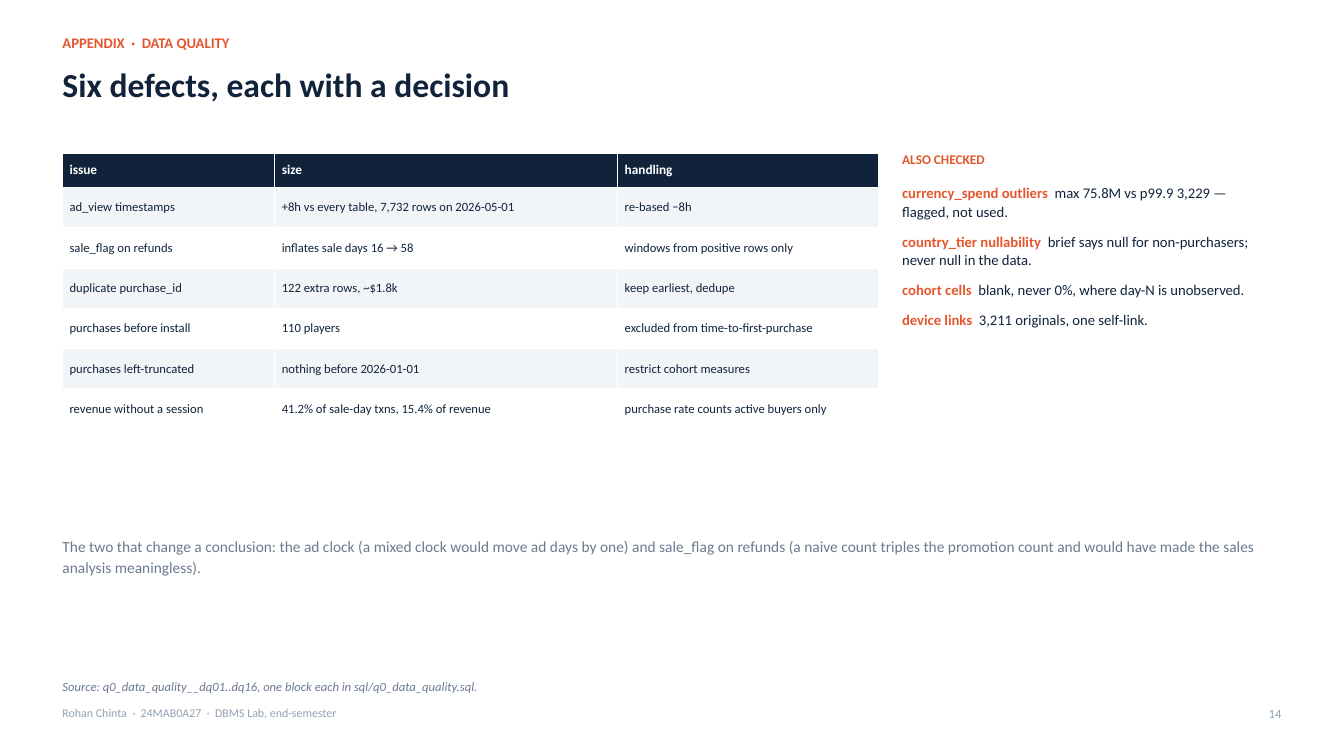
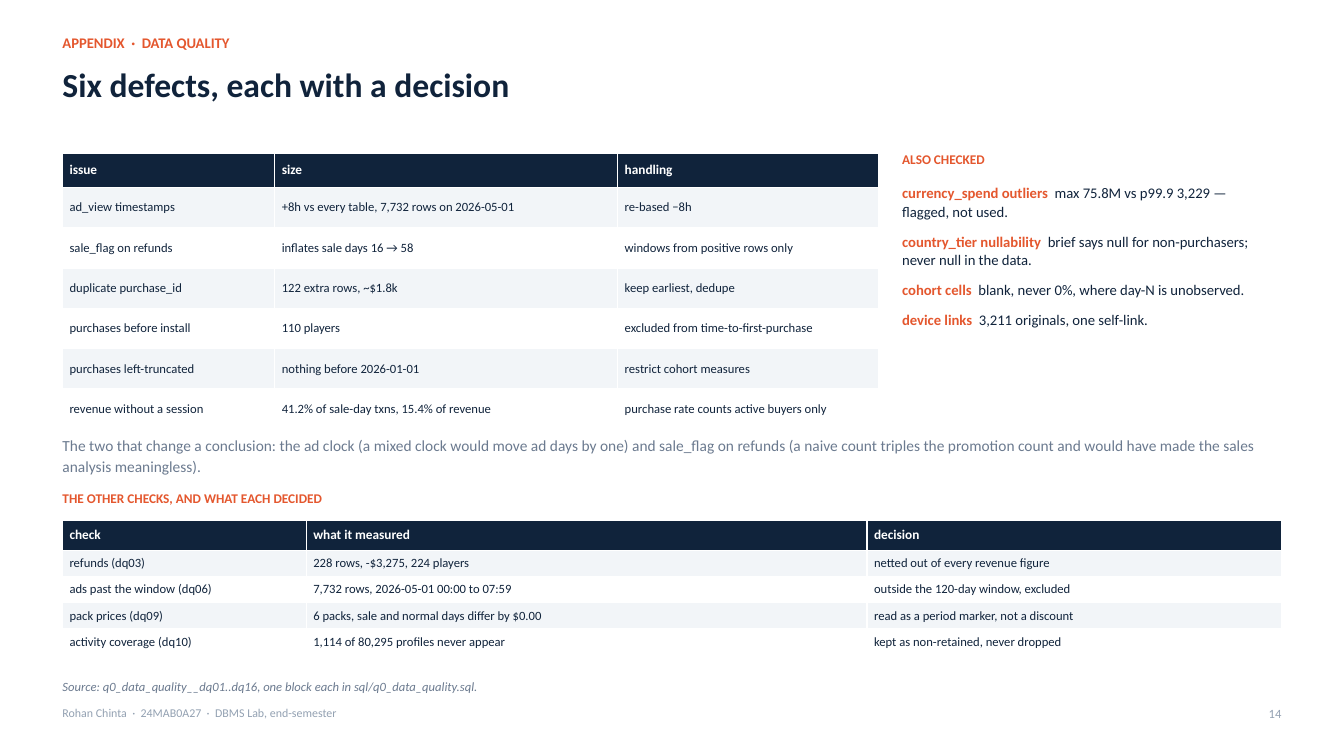
Before and after one commit to iistargazer/DBMS-Lab-Endsem-Assignment, a slide deck: slide 14 of deck/DBMS_EndSem_Deck.pptx. Drawn at 1344x756 pixels with LibreOffice and Linux fonts; fonts in the diff are those of the drawing. Boxes give left, top, right and bottom in pixels: in the first picture for what was removed or moved away, otherwise in the second. Text is boxed around its words. In the diff, an @@ line names an element or a change of style, - is before the commit and + after.

```diff
--- a/deck/DBMS_EndSem_Deck.pptx
+++ b/deck/DBMS_EndSem_Deck.pptx
@@ text "The two that change a ...": place and size @@
-text "The two that change a ..." at (62,541,1254,576)
+text "The two that change a ..." at (62,440,1254,475)
@@ text added at (62,494,322,505), 9.5 pt, text #E4572E, bold @@
+THE OTHER CHECKS, AND WHAT EACH DECIDED
@@ table added at (63,520,1281,655), 5 rows, 3 columns @@
+check | what it measured | decision
+refunds (dq03) | 228 rows, -$3,275, 224 players | netted out of every revenue figure
+ads past the window (dq06) | 7,732 rows, 2026-05-01 00:00 to 07:59 | outside the 120-day window, excluded
+pack prices (dq09) | 6 packs, sale and normal days differ by $0.00 | read as a period marker, not a discount
+activity coverage (dq10) | 1,114 of 80,295 profiles never appear | kept as non-retained, never dropped
```
Also in this commit, not shown: 2 other files.
